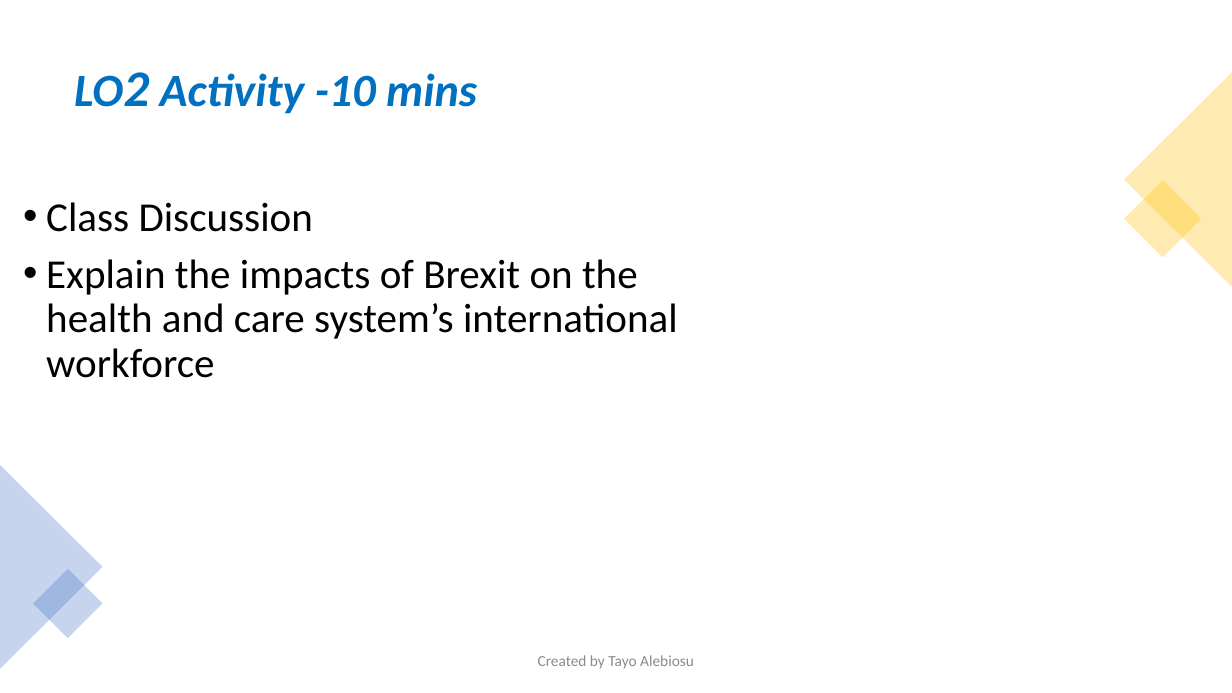
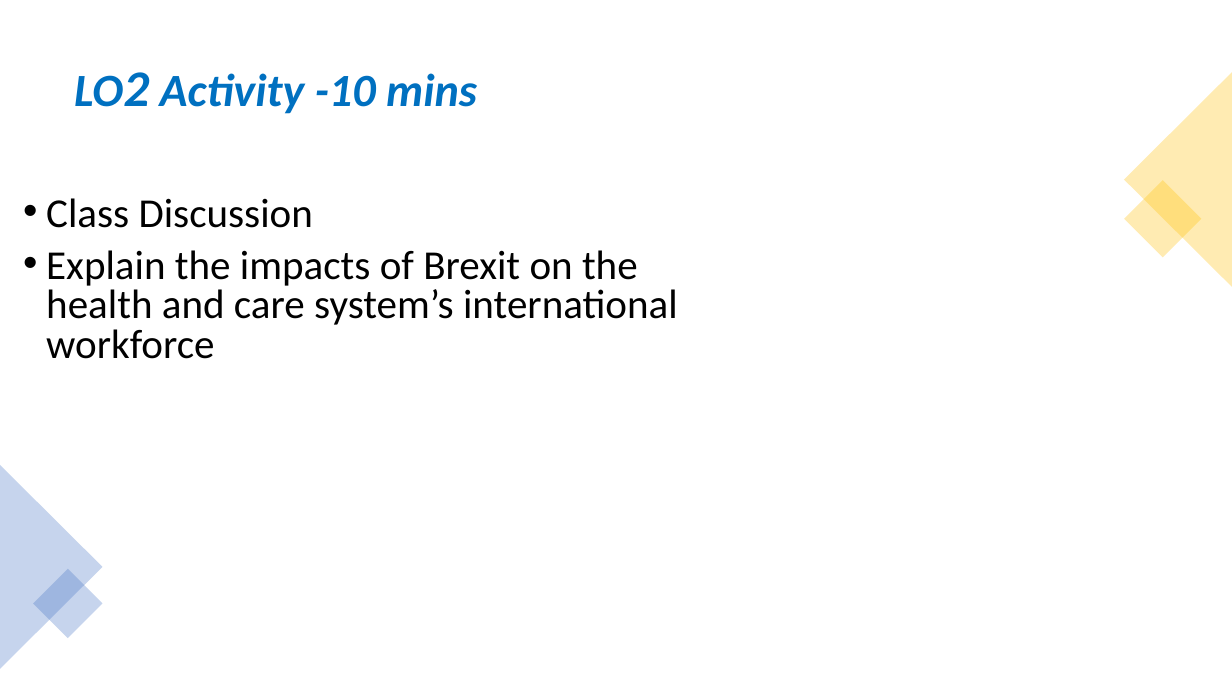
Before and after one commit to Chandy68/new-portal.lsclondon.co.uk-administrator, a slide deck: slide 14 of templates/ncd_fdhsc_ci/LSC-CSI-WEEK-2.pptx. Drawn at 1232x693 pixels with LibreOffice and Linux fonts; fonts in the diff are those of the drawing; background and template pictures are left out. Boxes give left, top, right and bottom in pixels: in the first picture for what was removed or moved away, otherwise in the second. Text is boxed around its words. In the diff, an @@ line names an element or a change of style, - is before the commit and + after.

```diff
--- a/templates/ncd_fdhsc_ci/LSC-CSI-WEEK-2.pptx
+++ b/templates/ncd_fdhsc_ci/LSC-CSI-WEEK-2.pptx
@@ text "Class Discussion" at (46,198,678,359): line spacing 0.9 to 0.8 @@
@@ text removed at (538,655,694,669) @@
-Created by Tayo Alebiosu
```
Also in this commit, not shown: 22 other slides changed, 2 slides removed, 2 other files.
